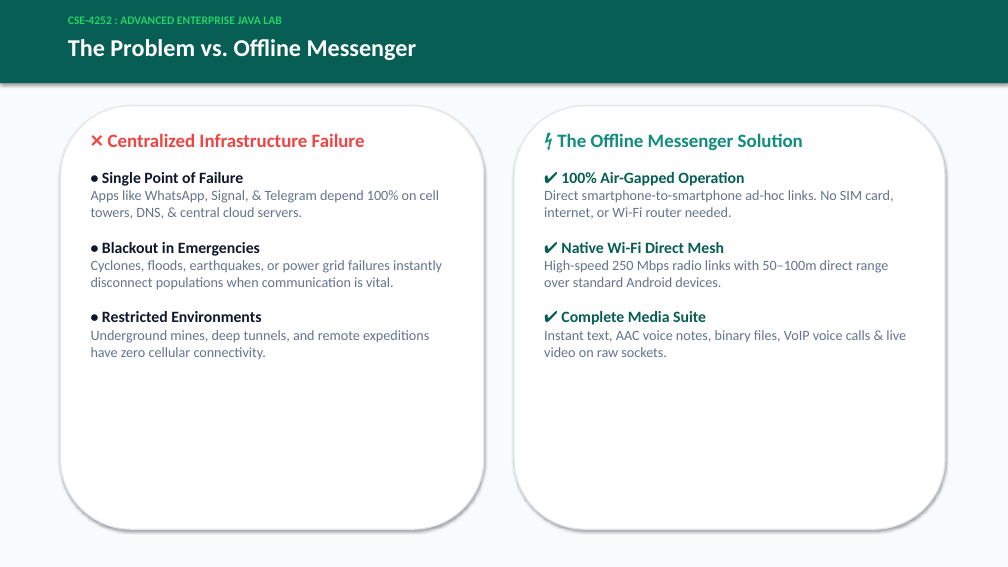
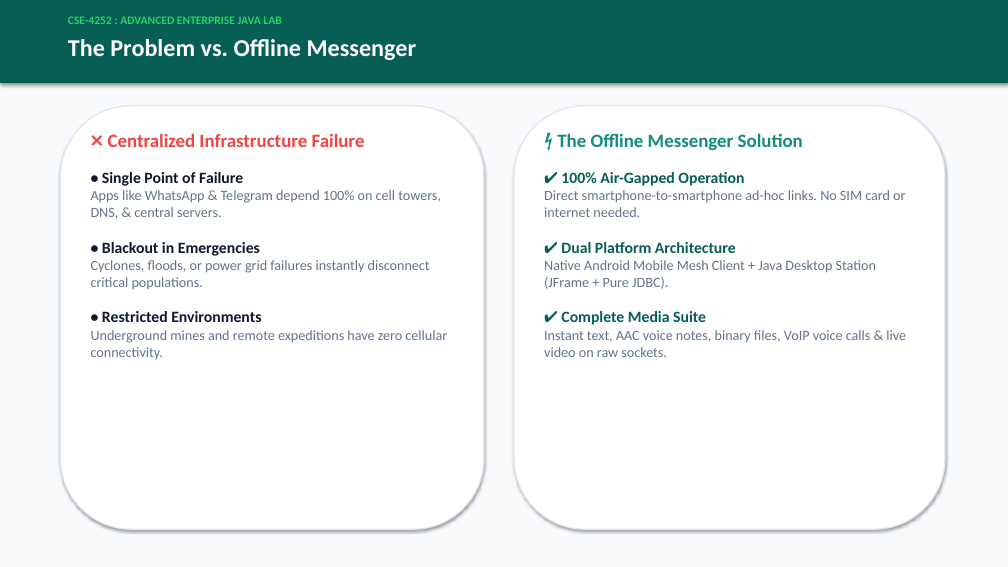
Before and after one commit to yeasaleh2002/offline_messenger, a slide deck: slide 2 of Offline_Messenger_Presentation.pptx. Drawn at 1008x567 pixels with LibreOffice and Linux fonts; fonts in the diff are those of the drawing. Boxes give left, top, right and bottom in pixels: in the first picture for what was removed or moved away, otherwise in the second. Text is boxed around its words. In the diff, an @@ line names an element or a change of style, - is before the commit and + after.

Commit message:
update on jdbc desktop

```diff
--- a/Offline_Messenger_Presentation.pptx
+++ b/Offline_Messenger_Presentation.pptx
@@ text at box(91, 190, 441, 219): text changed @@
-Apps like WhatsApp, Signal, & Telegram depend 100% on cell towers, DNS, & central cloud servers.
+Apps like WhatsApp & Telegram depend 100% on cell towers, DNS, & central servers.
@@ text at box(544, 190, 905, 289): text changed @@
-Direct smartphone-to-smartphone ad-hoc links. No SIM card, internet, or Wi-Fi router needed.
-✔ Native Wi-Fi Direct Mesh
-High-speed 250 Mbps radio links with 50–100m direct range over standard Android devices.
+Direct smartphone-to-smartphone ad-hoc links. No SIM card or internet needed.
+✔ Dual Platform Architecture
+Native Android Mobile Mesh Client + Java Desktop Station (JFrame + Pure JDBC).
@@ text at box(91, 260, 430, 289): text changed @@
-Cyclones, floods, earthquakes, or power grid failures instantly disconnect populations when communication is vital.
+Cyclones, floods, or power grid failures instantly disconnect critical populations.
@@ text at box(91, 330, 447, 359): text changed @@
-Underground mines, deep tunnels, and remote expeditions have zero cellular connectivity.
+Underground mines and remote expeditions have zero cellular connectivity.
```
Also in this commit, not shown: 6 other slides changed, 16 other files.
